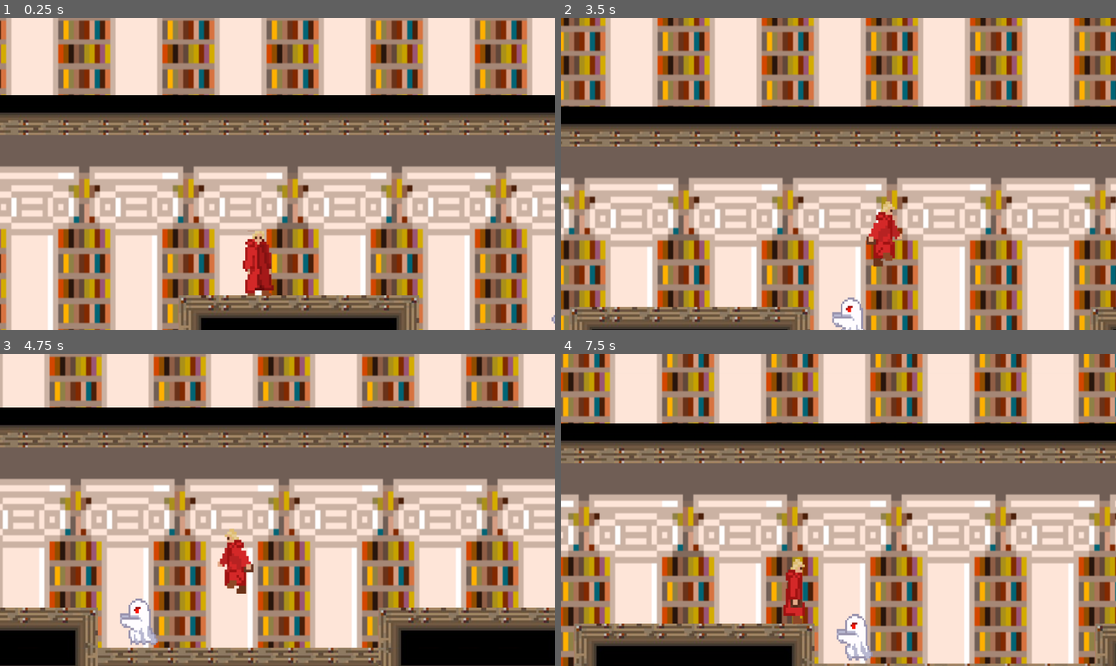
Above: before the commit, frames 1-4 (two rows, left to right).
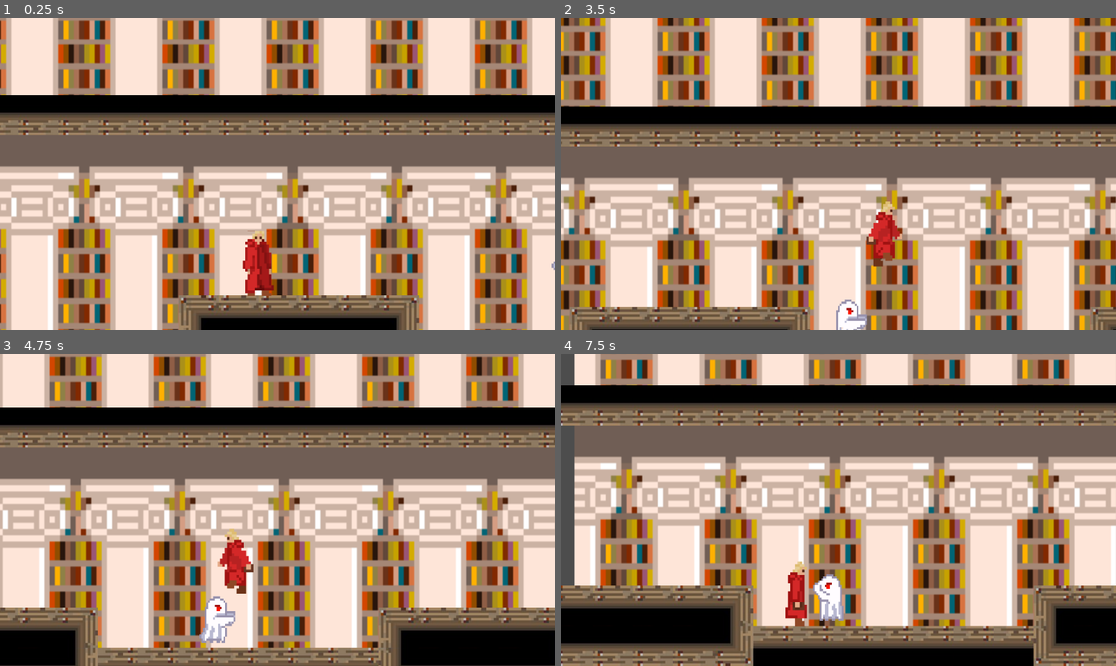
Above: after the commit, the same moments.

Repository: BoiarkinaOryna/godotteam07
Game: Godot game, scene res://Lvl6/Lvl6.tscn
The game is run twice, just before and just after one commit, with the same random seed, the same clock (stepped at 60 frames per second) and the same inputs. This scene is started directly instead of the project's main scene.
Inputs:
- Up to frame 1 (0.25 s): no input
- Up to frame 2 (3.5 s): tap Enter (ui_accept) at 0.5, 0.77, 1.52, 3.02 s; hold Right (ui_right) 0.53-2.03 s; hold Left (ui_left) 2.03-2.78 s; hold Right (ui_right) from 2.78 s (still down)
- Up to frame 3 (4.75 s): tap Enter (ui_accept) at 3.77, 4.52 s; release Right (ui_right) at 4.28 s; hold Left (ui_left) from 4.28 s (still down)
- Up to frame 4 (7.5 s): release Left (ui_left) at 5.03 s; hold Right (ui_right) 5.03-5.78 s; hold Left (ui_left) 5.78-7.28 s; tap Enter (ui_accept) at 6.02, 6.77 s; hold Right (ui_right) from 7.28 s (still down)

The runs differ from the first frame. In frame 1, less than 0.1% of the frame differs, in the area x 99-100%, y 77-98%; in frame 2, 0.3%; in frame 3, 1.2%; in frame 4, 93%, in the area x 0-100%, y 0-100%.

Commit message:
0203 upgrade ghost

Diff:
--- a/Lvl6/ghost/ghost.gd
+++ b/Lvl6/ghost/ghost.gd
@@ -4,6 +4,7 @@
 var chase = false
 var speed = 125
 var stop = 0
+var JUMP_VELOCITY = -350.0
 #var speed2 = 200
 
 func _on_detector_body_entered(body):
@@ -13,6 +14,12 @@
 func _on_detector_body_exited(body):
 	if body.name == 'Player':
 		chase = false
+
+func _on_body_coll_body_entered(body):
+	if body.name == 'Player':
+		chase = true
+	else:
+		velocity.y = JUMP_VELOCITY
 
 func _physics_process(delta):
 	if not is_on_floor():
@@ -25,9 +32,6 @@
 	#1251
 	if chase == true:
 		if direction.x >= 0:
-			if self.position.x >= 1245:
-				chase = false
-
 			if not is_on_wall():
 				#print(self.position.x)
 				#velocity.x = direction.x * speed2
--- a/Lvl6/ghost/ghost.tscn
+++ b/Lvl6/ghost/ghost.tscn
@@ -107,6 +107,10 @@
 [sub_resource type="RectangleShape2D" id="RectangleShape2D_aasqi"]
 size = Vector2(53, 79)
 
+[sub_resource type="CapsuleShape2D" id="CapsuleShape2D_egqoo"]
+radius = 30.0
+height = 72.0
+
 [node name="ghost" type="CharacterBody2D"]
 script = ExtResource("1_mum46")
 
@@ -126,5 +130,12 @@
 position = Vector2(-1.5, 76.5)
 shape = SubResource("RectangleShape2D_aasqi")
 
+[node name="body_coll" type="Area2D" parent="."]
+
+[node name="CollisionShape2D" type="CollisionShape2D" parent="body_coll"]
+position = Vector2(-2, 76)
+shape = SubResource("CapsuleShape2D_egqoo")
+
 [connection signal="body_entered" from="Detector" to="." method="_on_detector_body_entered"]
 [connection signal="body_exited" from="Detector" to="." method="_on_detector_body_exited"]
+[connection signal="body_entered" from="body_coll" to="." method="_on_body_coll_body_entered"]
Not shown: 1 places in 1Lvl/Lvl1.tscn that only renumber resources
Not shown: 1 places in Lvl6/ghost/ghost.tscn that only renumber resources
